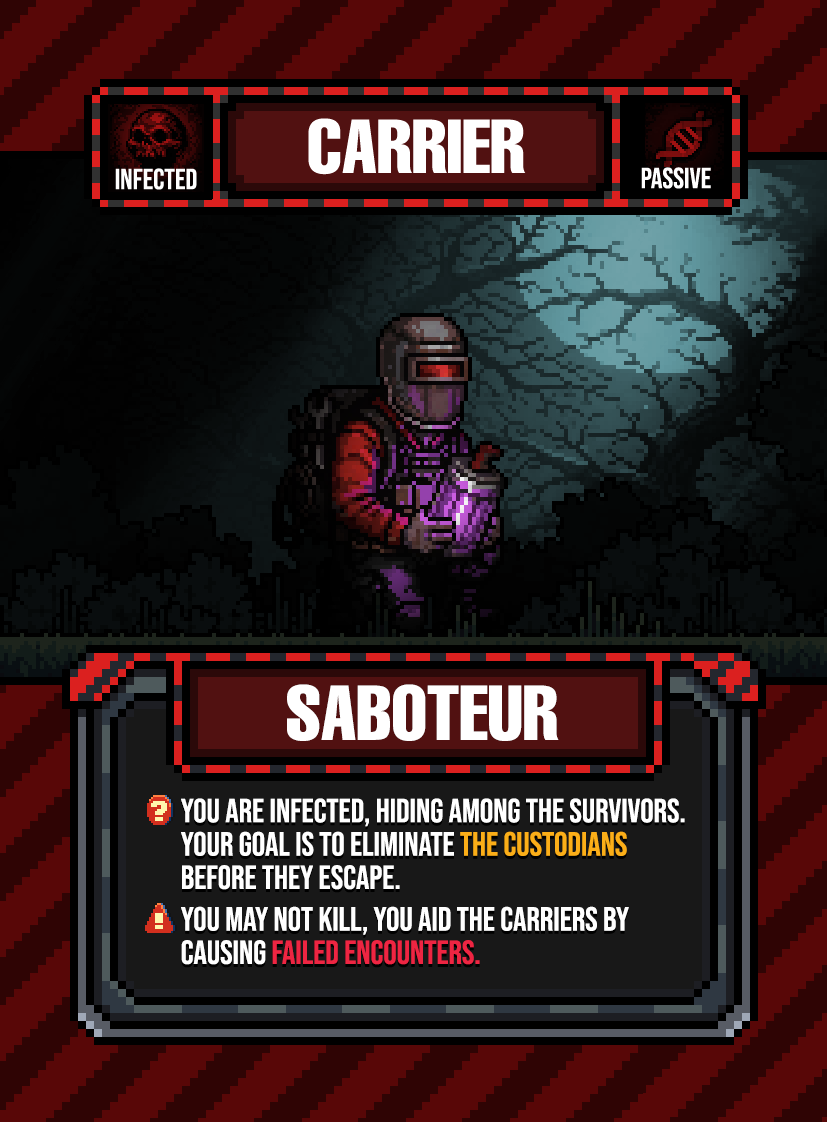
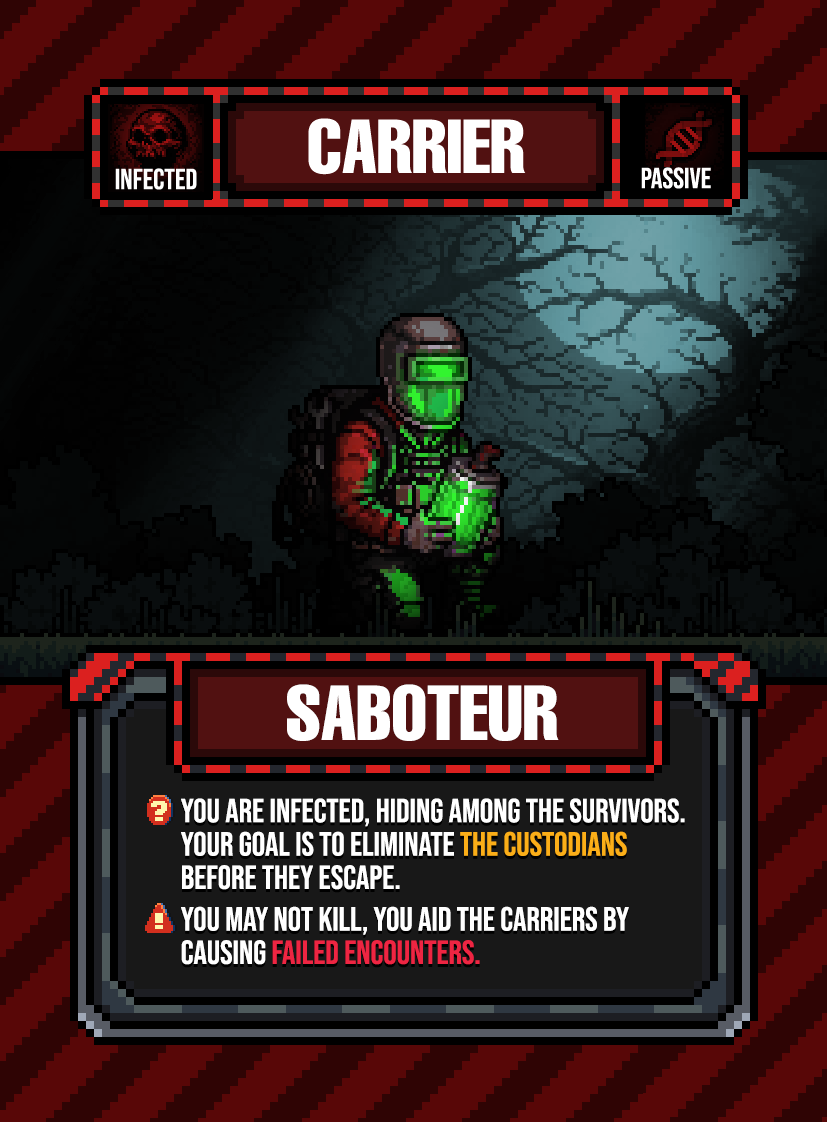
Layers edited between the first and the second (827, 1122) image:
removed layer "Layer 2214's Inner Shadow" (in "ART GROUP") from group "ART GROUP" over [316, 317, 504, 633]
added group "Layer 2214's Inner Shadow - Smart Object Group" with 3 layers in group "ART GROUP" over [316, 317, 504, 633]
added layer "Layer 2214's Inner Shadow" (in "ART GROUP" › "Layer 2214's Inner Shadow - Smart Object Group") in group "Layer 2214's Inner Shadow - Smart Object Group" over [316, 317, 504, 633]
added layer "Layer 2215" in group "Layer 2214's Inner Shadow - Smart Object Group" over [316, 317, 504, 633]
added layer "Layer 2214" in group "Layer 2214's Inner Shadow - Smart Object Group" over [316, 317, 504, 633]